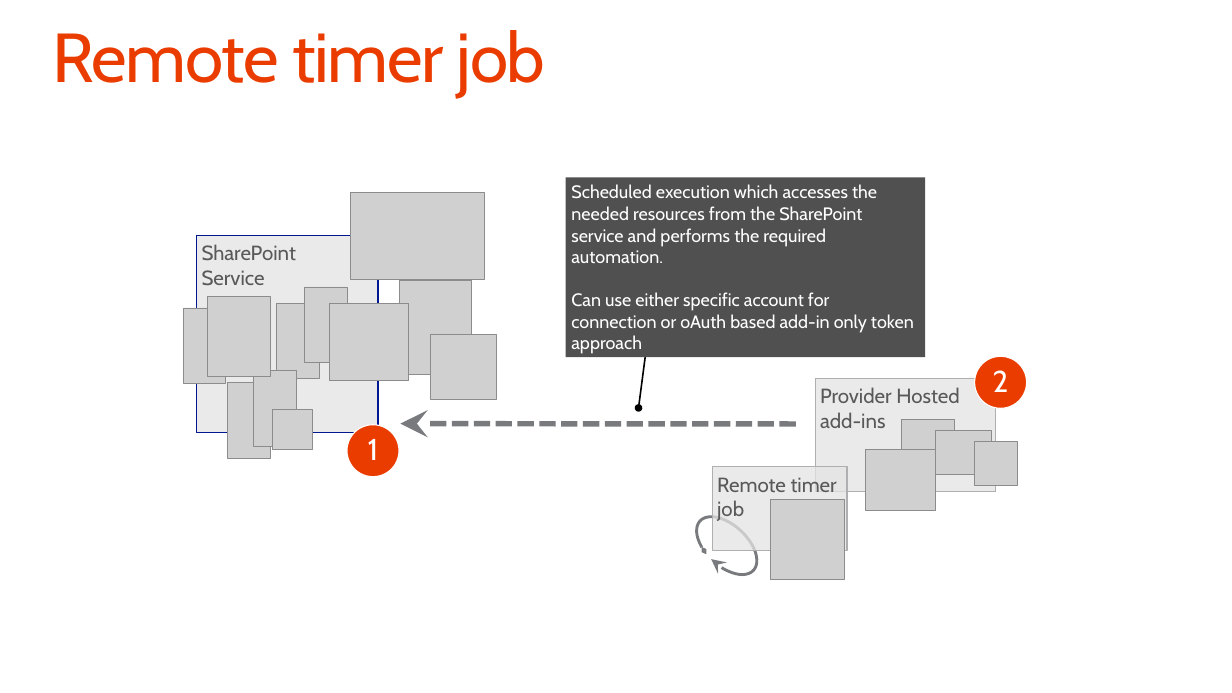
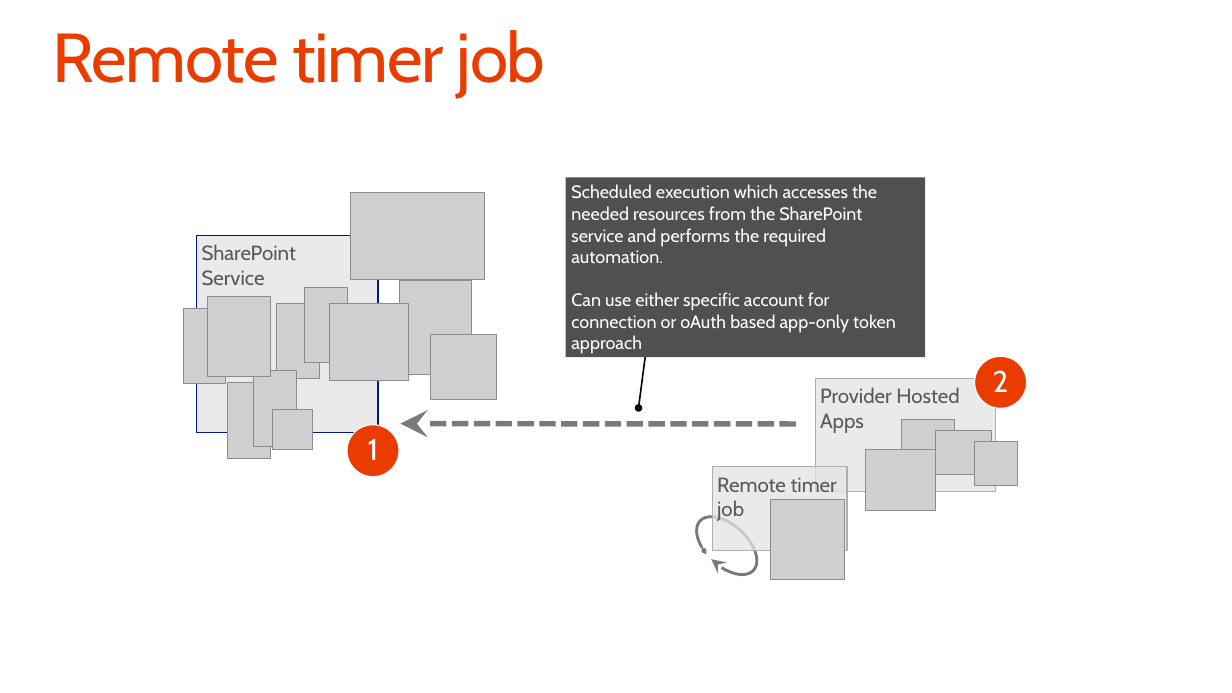
Before and after one commit to fabbbiob/TrainingContent, a slide deck: slide 10 of O3658/05 Using Remote Event Receivers and Remote Timer Jobs/5_RemoteTimersEvents.pptx. Drawn at 1232x693 pixels with LibreOffice and Linux fonts; fonts in the diff are those of the drawing; grey boxes stand for pictures; background and template pictures are left out. Boxes give left, top, right and bottom in pixels: in the first picture for what was removed or moved away, otherwise in the second. Text is boxed around its words. In the diff, an @@ line names an element or a change of style, - is before the commit and + after.

```diff
--- a/O3658/05 Using Remote Event Receivers and Remote Timer Jobs/5_RemoteTimersEvents.pptx
+++ b/O3658/05 Using Remote Event Receivers and Remote Timer Jobs/5_RemoteTimersEvents.pptx
@@ text in rectangle at [571, 292, 896, 354]: text changed @@
-  Can use either specific account for connection or oAuth based add-in only token approach
+  Can use either specific account for connection or oAuth based app-only token approach
@@ text in rectangle at [820, 387, 959, 433]: text changed @@
-Provider Hosted add-ins
+Provider Hosted Apps
```
Also in this commit, not shown: 18 other slides changed, 1 slide added, 1 slide removed, 1 other file.
